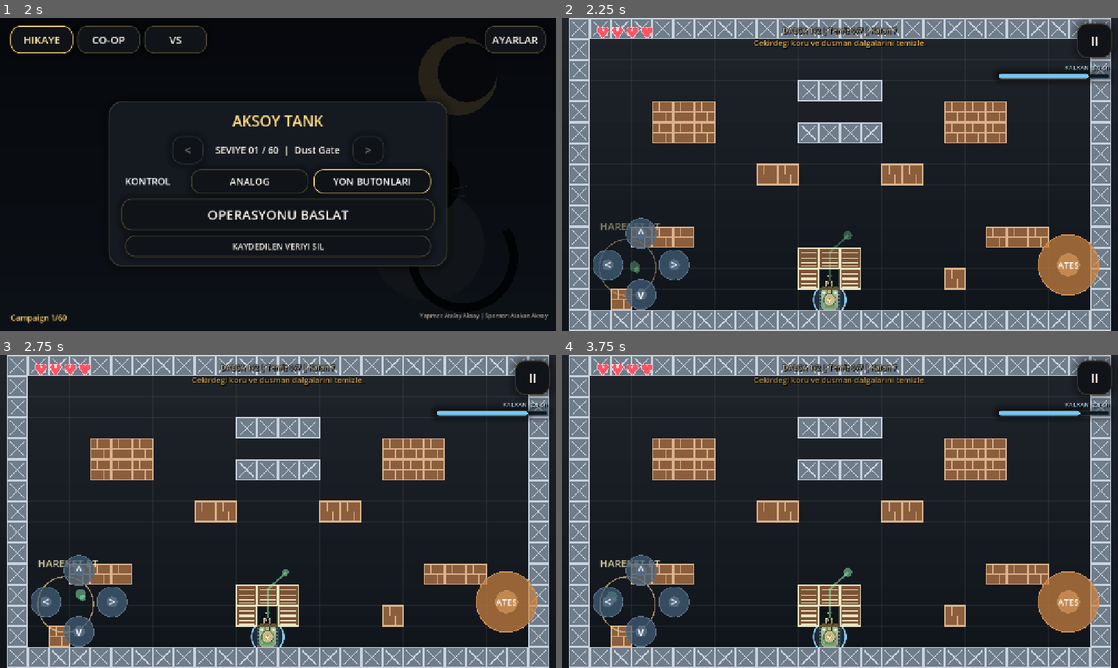
Above: before the commit, frames 1-4 (two rows, left to right).
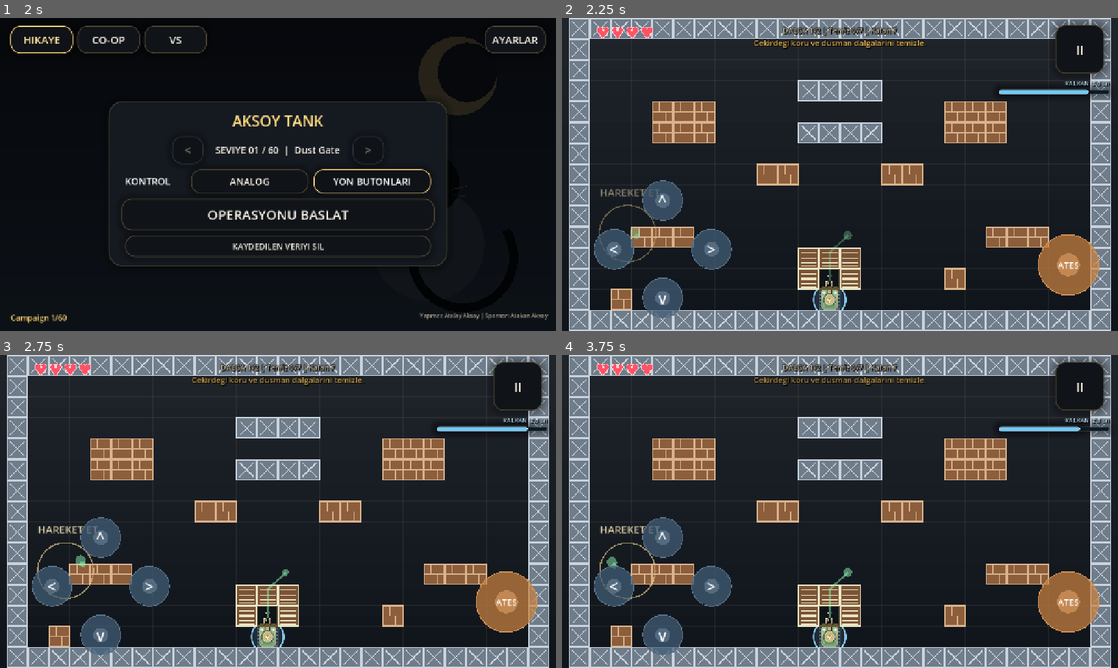
Above: after the commit, the same moments.

Repository: ShaNuva66/Aksoy-Tank
Game: Godot game, scene res://src/scenes/main_menu.tscn
Two runs of this game, one before a commit and one after it. Both use one fixed random seed, a clock stepped at 60 frames per second and the inputs below.
Inputs:
- Up to frame 1 (2 s): click "ANALOG" at 0.5 s; click "YON BUTONLARI" at 1.25 s
- Up to frame 2 (2.25 s): click "OPERASYONU BASLAT" at 2 s
- Up to frame 3 (2.75 s): no input
- Up to frame 4 (3.75 s): click "II" at 2.75 s; click "DEVAM ET" at 3.5 s

Frame 1 is identical in both runs. In frame 2, 5.9% of the frame differs, in the area x 5-99%, y 0-96%; in frame 3, 6.0%; in frame 4, 5.9%.

Commit message:
Fix mobile pause input and enlarge directional controls

Diff:
--- a/src/scripts/mobile_controls.gd
+++ b/src/scripts/mobile_controls.gd
@@ -91,6 +91,7 @@
 func set_control_style(style: String, persist: bool = false) -> void:
 	_clear_touch_state()
 	_control_style = STYLE_BUTTONS if style == STYLE_BUTTONS else STYLE_ANALOG
+	_apply_layout()
 	_apply_style_visibility()
 	_apply_enabled_state()
 
@@ -171,6 +172,13 @@
 
 
 func _apply_layout() -> void:
+	if _local_player_count > 1:
+		var positions := {"up": Vector2(76, 0), "left": Vector2(0, 72), "right": Vector2(152, 72), "down": Vector2(76, 140)}
+		for direction in positions:
+			var button: Control = _get_direction_buttons(1)[direction]
+			button.position = positions[direction]
+			button.size = Vector2(84, 84)
+			button.label.add_theme_font_size_override("font_size", 28)
 	if _local_player_count > 1:
 		player_one_root.anchor_left = 0.0
 		player_one_root.anchor_top = 1.0
@@ -230,7 +238,7 @@
 	player_one_root.anchor_right = 1.0
 	player_one_root.anchor_bottom = 1.0
 	player_one_root.offset_left = 0.0
-	player_one_root.offset_top = -286.0
+	player_one_root.offset_top = -364.0 if _control_style == STYLE_BUTTONS else -286.0
 	player_one_root.offset_right = 0.0
 	player_one_root.offset_bottom = 0.0
 	player_one_shell.offset_left = 18.0
@@ -242,15 +250,21 @@
 	player_one_joystick.offset_right = 259.0
 	player_one_joystick.offset_bottom = 240.0
 	player_one_button_pad.offset_left = 64.0
-	player_one_button_pad.offset_top = 20.0
-	player_one_button_pad.offset_right = 300.0
-	player_one_button_pad.offset_bottom = 240.0
+	player_one_button_pad.offset_top = 8.0
+	player_one_button_pad.offset_right = 400.0
+	player_one_button_pad.offset_bottom = 344.0
+	var positions := {"up": Vector2(112, 0), "left": Vector2(0, 112), "right": Vector2(224, 112), "down": Vector2(112, 224)}
+	for direction in positions:
+		var button: Control = _get_direction_buttons(1)[direction]
+		button.position = positions[direction]
+		button.size = Vector2(112, 112)
+		button.label.add_theme_font_size_override("font_size", 36)
 	player_one_fire.anchor_left = 1.0
 	player_one_fire.anchor_right = 1.0
 	player_one_fire.offset_left = -200.0
-	player_one_fire.offset_top = 48.0
+	player_one_fire.offset_top = 126.0 if _control_style == STYLE_BUTTONS else 48.0
 	player_one_fire.offset_right = -28.0
-	player_one_fire.offset_bottom = 220.0
+	player_one_fire.offset_bottom = 298.0 if _control_style == STYLE_BUTTONS else 220.0
 
 
 func _apply_style_visibility() -> void:
--- a/src/scripts/prototype_arena.gd
+++ b/src/scripts/prototype_arena.gd
@@ -64,7 +64,8 @@
 
 	func _input(event: InputEvent) -> void:
 		if arena and arena.has_method("_handle_pause_overlay_input"):
-			arena._handle_pause_overlay_input(event)
+			if arena._handle_pause_overlay_input(event):
+				get_viewport().set_input_as_handled()
 
 @onready var player_template = $PlayerTank
 @onready var spawn_timer: Timer = $EnemySpawnTimer
@@ -356,10 +357,12 @@
 				return
 
 		if _handle_pause_overlay_input(event):
+			get_viewport().set_input_as_handled()
 			return
 
 		if pause_button.visible and pause_button.get_global_rect().has_point(touch_position):
 			_on_pause_button_pressed()
+			get_viewport().set_input_as_handled()
 			return
 
 
@@ -528,13 +531,13 @@
 
 
 func _install_game_feel_ui() -> void:
-	pause_button.offset_left = -94
-	pause_button.offset_right = -14
-	pause_button.offset_top = 12
-	pause_button.offset_bottom = 92
+	pause_button.offset_left = -144
+	pause_button.offset_right = -32
+	pause_button.offset_top = 16
+	pause_button.offset_bottom = 128
 	pause_button.add_theme_font_size_override("font_size", 30)
-	shield_hud.offset_top = 104
-	shield_hud.offset_bottom = 152
+	shield_hud.offset_top = 140
+	shield_hud.offset_bottom = 188
 	_story_button = Button.new()
 	_story_button.name = "StoryButton"
 	_story_button.text = "HIKAYEYE DON"
@@ -656,6 +659,9 @@
 func _handle_pause_overlay_input(event: InputEvent) -> bool:
 	if not pause_overlay.visible:
 		return false
+	if event is InputEventKey and event.pressed and not event.echo and event.keycode == KEY_ESCAPE:
+		_set_pause_state(false)
+		return true
 
 	var touch_position := Vector2.ZERO
 	var pressed := false
@@ -671,10 +677,10 @@
 	if not pressed:
 		return false
 
-	if pause_analog_button.get_global_rect().has_point(touch_position):
+	if pause_analog_button.is_visible_in_tree() and pause_analog_button.get_global_rect().has_point(touch_position):
 		_on_pause_analog_button_pressed()
 		return true
-	if pause_buttons_button.get_global_rect().has_point(touch_position):
+	if pause_buttons_button.is_visible_in_tree() and pause_buttons_button.get_global_rect().has_point(touch_position):
 		_on_pause_buttons_button_pressed()
 		return true
 	if pause_resume_button.get_global_rect().has_point(touch_position):
@@ -1266,7 +1272,9 @@
 
 
 func _on_pause_button_pressed() -> void:
-	_toggle_pause_menu()
+	# Touch and its emulated mouse event must never toggle the menu back off.
+	if not _match_over and not _capture_requested:
+		_set_pause_state(true)
 
 
 func _on_pause_resume_button_pressed() -> void:
@@ -1299,7 +1307,7 @@
 		_online_countdown_label.visible = not paused and not _match_over and _online_start_remaining > 0.0
 	pause_overlay.visible = paused
 	get_tree().paused = paused and not _is_online_mode()
-	for control in [pause_overlay, pause_panel, pause_resume_button, pause_menu_button]:
+	for control in [pause_overlay, pause_panel, pause_resume_button, pause_menu_button, pause_analog_button, pause_buttons_button]:
 		control.process_mode = Node.PROCESS_MODE_ALWAYS
 	var local_player = _get_player_by_slot(_local_player_slot)
 	if is_instance_valid(local_player):
@@ -1317,17 +1325,17 @@
 
 
 func _set_control_style(style: String) -> void:
-	GameSession.set_control_style("analog")
+	GameSession.set_control_style(style)
 	if mobile_controls and mobile_controls.has_method("set_control_style"):
-		mobile_controls.set_control_style("analog")
+		mobile_controls.set_control_style(GameSession.get_control_style())
 	_refresh_pause_overlay()
 
 
 func _refresh_pause_overlay() -> void:
-	pause_control_label.visible = false
-	pause_control_row.visible = false
-	pause_analog_button.disabled = true
-	pause_buttons_button.disabled = true
+	pause_control_label.visible = true
+	pause_control_row.visible = true
+	pause_analog_button.disabled = GameSession.get_control_style() == "analog"
+	pause_buttons_button.disabled = GameSession.get_control_style() == "buttons"
 
 
 func _refresh_pause_button_visibility() -> void:
--- /dev/null
+++ b/tools/pause_touch_regression_test.gd
@@ -0,0 +1,73 @@
+extends SceneTree
+
+var failed := false
+
+func _init() -> void:
+	call_deferred("run")
+
+func check(value: bool, message: String) -> void:
+	if not value:
+		failed = true
+		push_error(message)
+
+func tap(position: Vector2) -> void:
+	for pressed in [true, false]:
+		var event := InputEventScreenTouch.new()
+		event.index = 0
+		event.position = position
+		event.pressed = pressed
+		root.push_input(event, true)
+		await process_frame
+
+func run() -> void:
+	var session = root.get_node("GameSession")
+	var original_style: String = session.get_control_style()
+	var original_mode: String = session.session_mode
+	session.session_mode = "solo"
+	var arena = load("res://src/scenes/prototype_arena.tscn").instantiate()
+	root.add_child(arena)
+	current_scene = arena
+	await process_frame
+	await process_frame
+	await tap(arena.pause_button.get_global_rect().get_center())
+	check(paused and arena.pause_overlay.visible, "Touch pause must stop solo gameplay")
+	arena._on_pause_button_pressed()
+	check(paused, "Duplicate pause activation must not resume gameplay")
+	check(not arena.can_process(), "Arena must stop processing while paused")
+	var remaining: float = arena.spawn_timer.time_left
+	await create_timer(0.2, true).timeout
+	check(is_equal_approx(remaining, arena.spawn_timer.time_left), "Spawn timer advanced during pause")
+	await tap(arena.pause_buttons_button.get_global_rect().get_center())
+	check(arena.mobile_controls.get_control_style() == "buttons", "Pause menu must honor button selection")
+	await tap(arena.pause_resume_button.get_global_rect().get_center())
+	check(not paused and not arena.pause_overlay.visible, "Touch resume must restore gameplay")
+	var controls = arena.mobile_controls
+	for button in controls._get_direction_buttons(1).values():
+		check(button.size == Vector2(112, 112), "Direction targets must be enlarged")
+		check(root.get_visible_rect().encloses(button.get_global_rect()), "Direction button outside viewport")
+		check(not button.get_global_rect().intersects(controls.player_one_fire.get_global_rect()), "Direction/fire overlap")
+	if DisplayServer.get_name() != "headless":
+		await RenderingServer.frame_post_draw
+		root.get_texture().get_image().save_png("user://buttons-gameplay.png")
+	await tap(arena.pause_button.get_global_rect().get_center())
+	if DisplayServer.get_name() != "headless":
+		await RenderingServer.frame_post_draw
+		root.get_texture().get_image().save_png("user://buttons-pause.png")
+	var escape := InputEventKey.new()
+	escape.keycode = KEY_ESCAPE
+	escape.pressed = true
+	root.push_input(escape, true)
+	check(not paused, "Escape must resume a paused game")
+	for mode in ["online_coop", "online_vs"]:
+		arena._session_mode = mode
+		await tap(arena.pause_button.get_global_rect().get_center())
+		check(not paused and arena.pause_overlay.visible, "Online menu must preserve networking")
+		await tap(arena.pause_resume_button.get_global_rect().get_center())
+		check(not arena.pause_overlay.visible, "Online touch resume failed")
+	paused = false
+	arena.queue_free()
+	await process_frame
+	session.set_control_style(original_style)
+	session.session_mode = original_mode
+	print("PAUSE_TOUCH: FAIL" if failed else "PAUSE_TOUCH: PASS")
+	quit(1 if failed else 0)
Not shown, changed: .github/workflows/ios-app-store.yml
Not shown, changed: tools/test_ios_source.ps1
